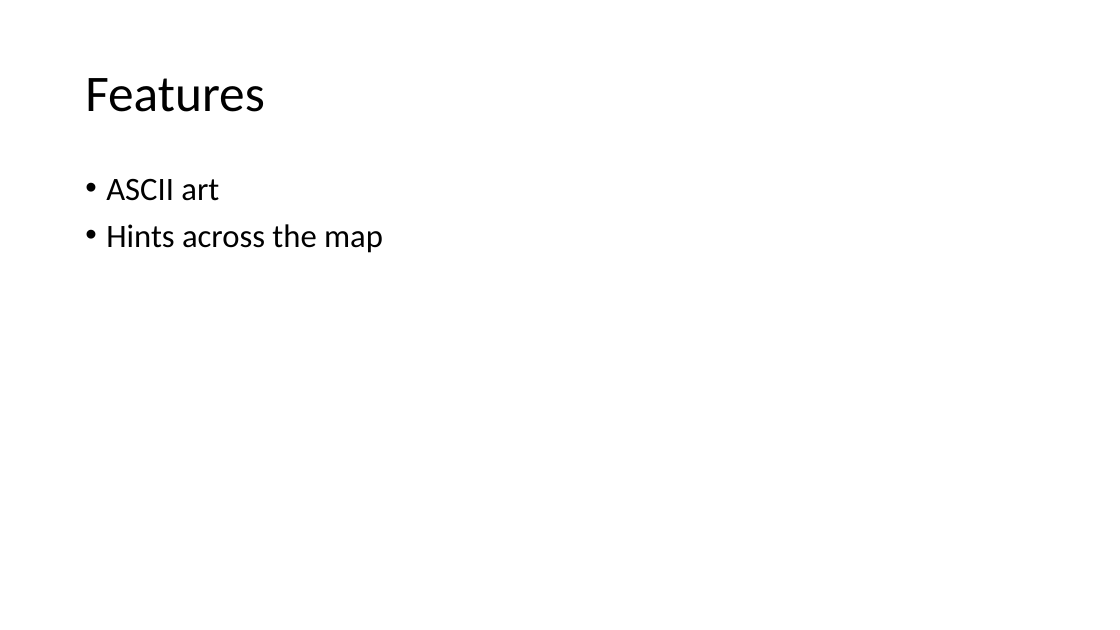
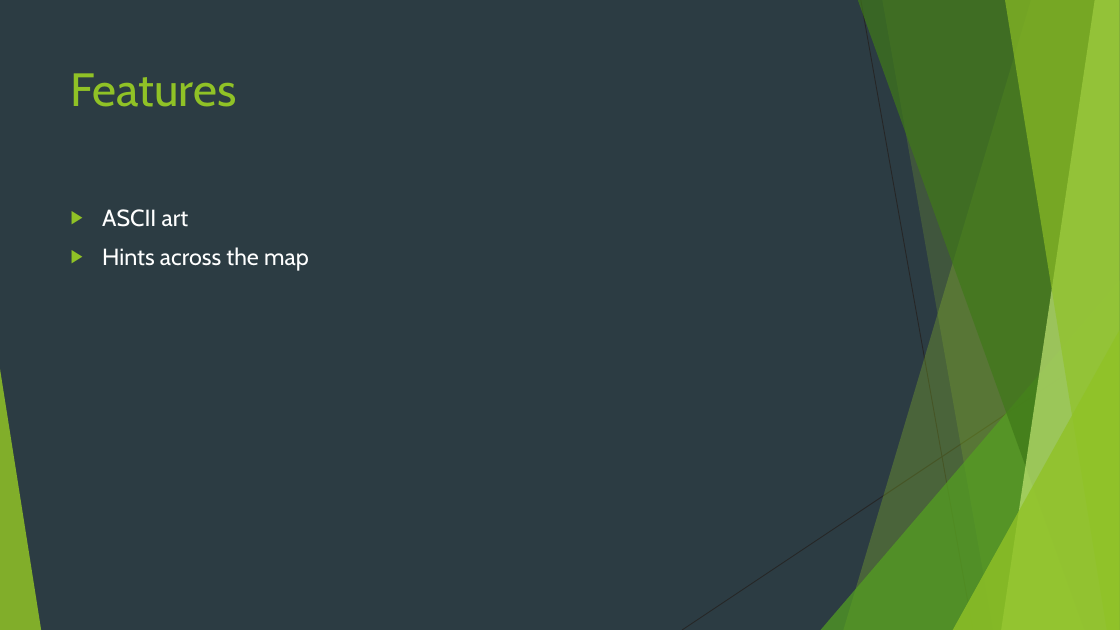
Before and after one commit to marivielle/KFC, a slide deck: slide 4 of The Kirilling Presentation (Unfinished).pptx. Drawn at 1120x630 pixels with LibreOffice and Linux fonts; fonts in the diff are those of the drawing. Boxes give left, top, right and bottom in pixels: in the first picture for what was removed or moved away, otherwise in the second. Text is boxed around its words. In the diff, an @@ line names an element or a change of style, - is before the commit and + after.

```diff
--- a/The Kirilling Presentation (Unfinished).pptx
+++ b/The Kirilling Presentation (Unfinished).pptx
@@ background #FFFFFF to #2C3C43 @@
@@ title "Features": place and size @@
-title "Features" at (85, 78, 264, 112)
+title "Features" at (71, 73, 237, 107)
@@ title "Features" at (71, 73, 237, 107): size 44 to 40 pt, font Calibri to Cabin, text colour #000000 to #90C226; line spacing 0.9 to 1; vertical alignment middle to top @@
@@ text "ASCII art": place and size @@
-text "ASCII art" at (106, 178, 383, 253)
+text "ASCII art" at (102, 209, 309, 271)
@@ text "ASCII art" at (102, 209, 309, 271): size 28 to 20 pt, font Calibri to Cabin, text colour #000000 to #FFFFFF; bullet • to ▶; line spacing 0.9 to 1 @@
@@ group added at (0, 0, 1120, 630): 5 freeform shapes, 3 triangles, 2 lines @@
```
Also in this commit, not shown: 5 other slides changed.
